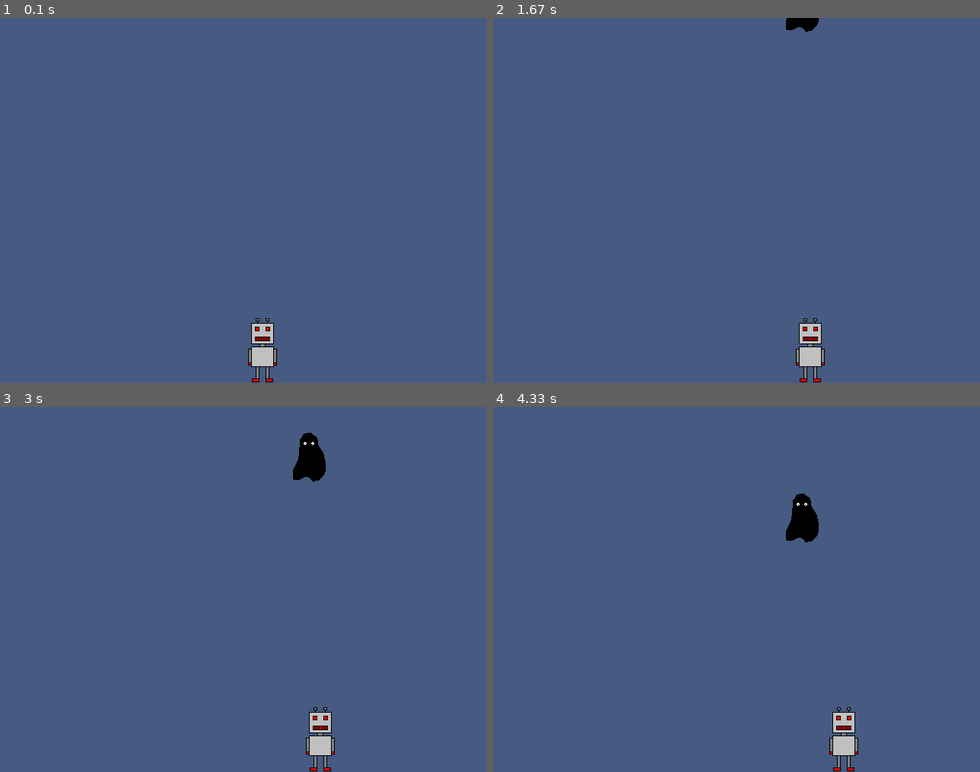
Above: before the commit, frames 1-4 (two rows, left to right).
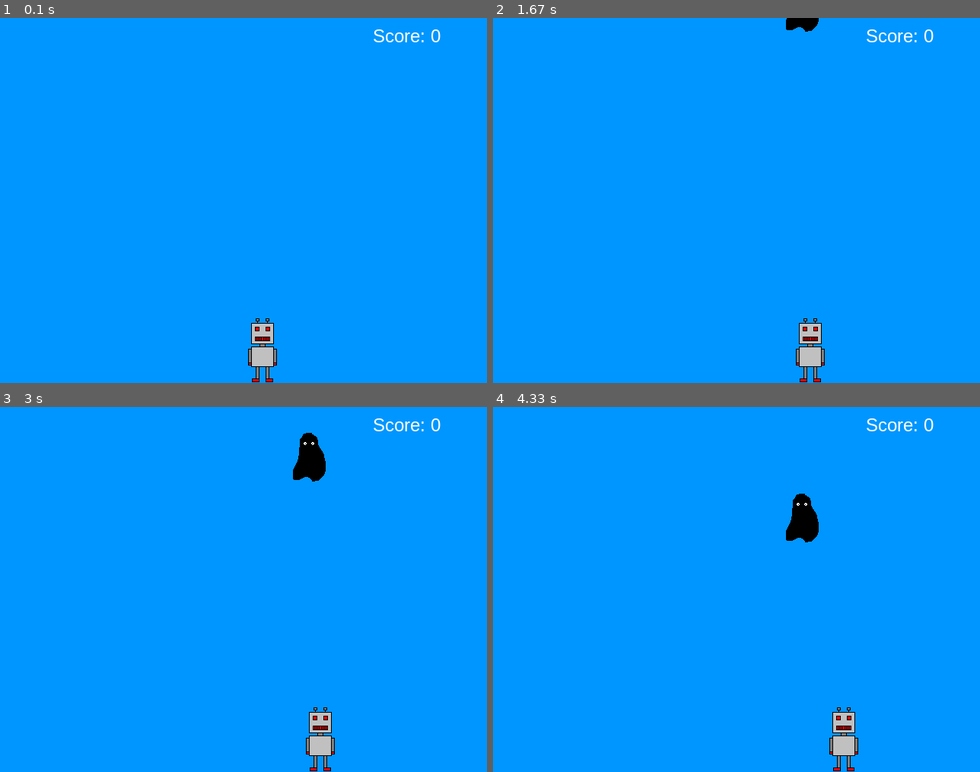
Above: after the commit, the same moments.

Repository: jillianwildrick/pygame-rain-of-coins
Game: pygame game, started from src/main.py
Same seed, same stepped clock (60 frames per second), same inputs: the game is played once before the commit and once after it.
Inputs:
- Up to frame 1 (0.1 s): no input
- Up to frame 2 (1.67 s): hold Right 0.33-0.8 s; hold Right 0.83-1.3 s; hold Left from 1.33 s (still down)
- Up to frame 3 (3 s): release Left at 1.87 s; hold Left 1.9-2.3 s; hold Right 2.33-2.97 s
- Up to frame 4 (4.33 s): hold Left 3-3.47 s; hold Right 3.5-3.97 s; hold Right from 4 s (still down)

The runs differ from the first frame. In frame 1, 99% of the frame differs, in the area x 0-100%, y 0-100%; in frame 2, 99%; in frame 3, 99%; in frame 4, 99%.

Commit message:
Add score tracking and score display; change background color

Diff:
--- a/src/main.py
+++ b/src/main.py
@@ -44,7 +44,6 @@
         self.game_font = pygame.font.SysFont("Arial", 24)
         self.main_loop()
 
-
     def load_images(self):
         self.images = {"robot": pygame.image.load("robot.png"), "coin": pygame.image.load("coin.png"), "monster": pygame.image.load("monster.png")}
 
@@ -65,7 +64,7 @@
             for obj in self.falling_objects[:]:
                 if self.intercepted(obj):
                     if obj.obj_type == "coin":
-                        #score += 1
+                        self.score += 1
                         self.falling_objects.remove(obj)
                     else:
                         #You lose!
@@ -93,10 +92,12 @@
                     self.robot.to_right = False
 
     def draw_window(self):
-        self.window.fill((70, 90, 130))
+        self.window.fill((0, 150, 255))
         self.window.blit(self.robot.image, self.robot.rect)
         for obj in self.falling_objects:
             self.window.blit(obj.image, obj.rect)
+        score_text = self.game_font.render(f"Score: {self.score}", True, (255, 255, 255))
+        self.window.blit(score_text, (WINDOW_WIDTH - 150, 10))
         pygame.display.flip()
 
     def spawn_falling_object(self):
